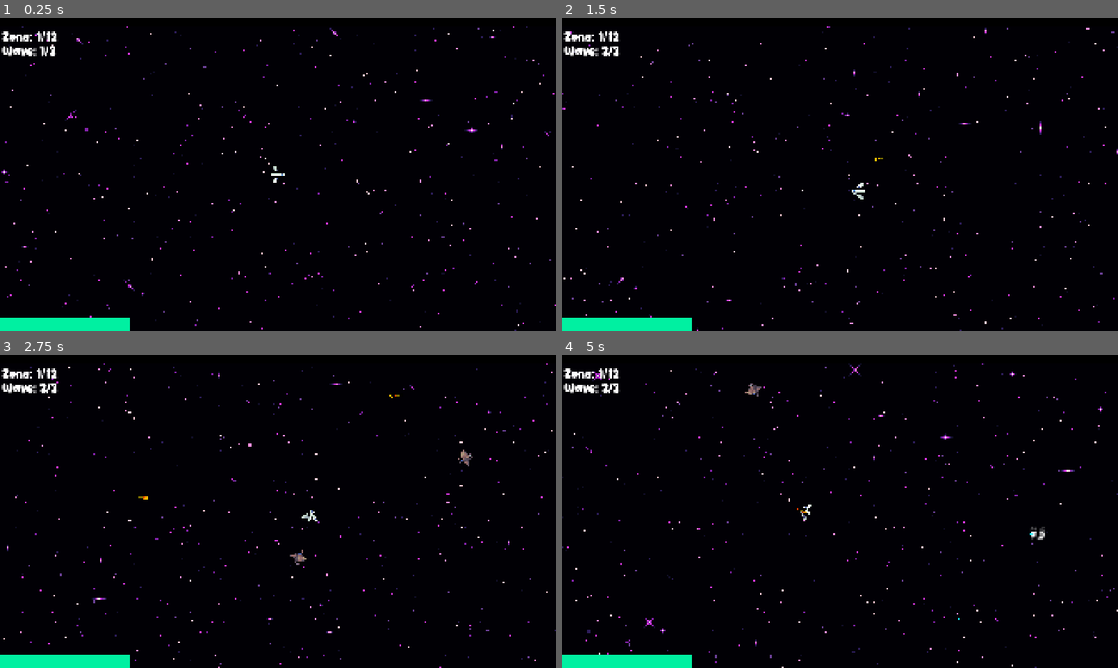
Above: before the commit, frames 1-4 (two rows, left to right).
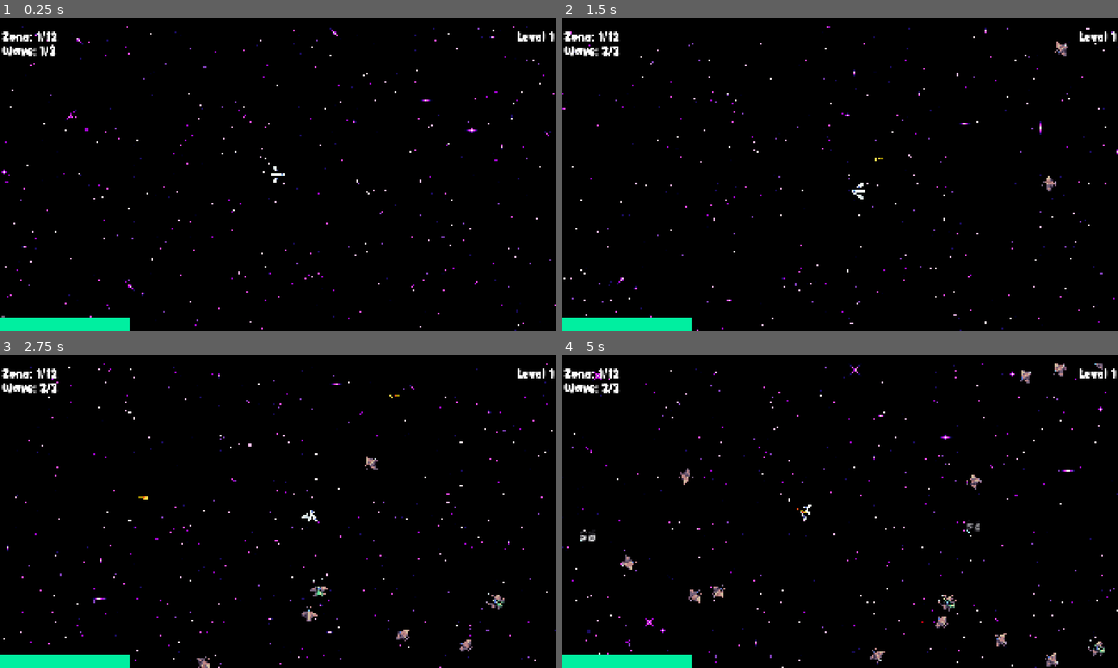
Above: after the commit, the same moments.

Repository: PoloLoveTaco/AstroSurvivor
Game: Godot game, scene res://scenes/test_map.tscn
The game is run twice, just before and just after one commit, with the same random seed, the same clock (stepped at 60 frames per second) and the same inputs. The engine's default icon, where the game draws it, is replaced by a stand-in: a white triangle on a blue panel in a dark square.
Inputs (mouse positions are in pixels of both pictures, inside the frame that each line leads up to):
- Up to frame 1 (0.25 s): no input
- Up to frame 2 (1.5 s): tap Enter at 0.5 s; move the mouse to (962, 158) at 0.52 s; hold D (right) 0.53-1.28 s; move the mouse to (728, 190) at 1.27 s; hold S (down) from 1.28 s (still down)
- Up to frame 3 (2.75 s): move the mouse to (333, 442) at 2.02 s; release S (down) at 2.03 s; hold D (right) from 2.03 s (still down)
- Up to frame 4 (5 s): move the mouse to (812, 574) at 2.77 s; release D (right) at 2.78 s; hold W (up) 2.78-3.53 s; move the mouse to (1006, 558) at 3.52 s; hold A (left) from 3.53 s (still down); move the mouse to (673, 464) at 4.27 s

The runs differ from the first frame. In frame 1, 0.6% of the frame differs, in the area x 0-100%, y 2-100%; in frame 2, 0.7%; in frame 3, 1.2%; in frame 4, 1.7%.

Commit message:
[ADD] juice

Diff:
--- a/Ressources/easy_wave.tres
+++ b/Ressources/easy_wave.tres
@@ -4,6 +4,7 @@
 
 [resource]
 script = ExtResource("1_2nlk6")
-nb_scout_enemy = 3
+nb_normal_enemy = 5
+nb_scout_enemy = 15
 wave_time_max = 1.0
 metadata/_custom_type_script = "uid://b2prupq5kb6w4"
--- a/Scripts/Enemies/ennemy.gd
+++ b/Scripts/Enemies/ennemy.gd
@@ -13,6 +13,7 @@
 @export_category("Others")
 @export var damage_popup_scene: PackedScene
 @export var xp_scene: PackedScene
+@export var deathParticle: PackedScene
 
 var _target
 var _dead := false
@@ -42,7 +43,15 @@
 	xp.value = xp_value
 	xp.global_position = global_position
 	get_tree().current_scene.add_child(xp)
+	explode()
 	queue_free()
+
+func explode():
+	var _particle = deathParticle.instantiate()
+	_particle.position = global_position
+	_particle.rotation = global_rotation
+	_particle.emitting = true
+	get_tree().current_scene.add_child(_particle)
 
 
 func _spawn_damage_popup(amount: float) -> void:
--- /dev/null
+++ b/Scripts/death_particle.gd
@@ -0,0 +1,7 @@
+extends GPUParticles2D
+
+@onready var time_since_screated: int = Time.get_ticks_msec()
+
+func _process(_delta: float) -> void:
+	if Time.get_ticks_msec() - time_since_screated > 10000:
+		queue_free()
--- a/Scripts/player.gd
+++ b/Scripts/player.gd
@@ -7,6 +7,7 @@
 @export var speed: float = 400
 @export var xp: float = 0
 @export var seconds_between_attacks: float = 1
+@export var level: int = 1
 
 @export_category("Max stats")
 @export var max_health: float = 100
@@ -16,6 +17,7 @@
 @onready var xp_bar: ProgressBar = $CanvasLayer/UI/XpBar
 @onready var shooting_timer: Timer = $"Shooting Timer"
 @onready var camera_2d: Camera2D = $Camera2D
+@onready var level_label: Label = $CanvasLayer/UI/LevelLabel
 
 @export var bullet_speed = 400
 
@@ -31,6 +33,7 @@
 	update_life_bar()
 	xp_bar.max_value = max_xp
 	xp_bar.value = xp
+	level_label.text = "Level " + str(level)
 	shooting_timer.wait_time = seconds_between_attacks
 	shooting_timer.start()
 
@@ -48,7 +51,6 @@
 func shoot_cone_facing() -> void:
 	var forward := Vector2.RIGHT.rotated(global_rotation)
 	_shoot_cone_from_forward(forward)
-
 
 func _shoot_cone_from_forward(forward: Vector2) -> void:
 	var count = max(1, nb_proj)
@@ -110,6 +112,8 @@
 	xp = xp + amount
 	if xp >= max_xp:
 		level_up()
+		level_label.text = "Level " + str(level)
+		level = level + 1
 		xp = xp - max_xp
 		max_xp = max_xp + 10
 	xp_bar.max_value = max_xp
@@ -117,7 +121,6 @@
 
 func level_up():
 	UpgradeManager.run()
-	print("wahouuuu lvl up")
 
 #endregion
 
--- a/project.godot
+++ b/project.godot
@@ -70,3 +70,4 @@
 [rendering]
 
 textures/canvas_textures/default_texture_filter=0
+viewport/hdr_2d=true
--- a/scenes/CruiserEnemy.tscn
+++ b/scenes/CruiserEnemy.tscn
@@ -1,9 +1,10 @@
-[gd_scene load_steps=7 format=3 uid="uid://biau0cpxxgby6"]
+[gd_scene load_steps=8 format=3 uid="uid://biau0cpxxgby6"]
 
 [ext_resource type="Script" uid="uid://1ne80g5fmfma" path="res://Scripts/Enemies/cruiser_enemy.gd" id="1_57jn1"]
-[ext_resource type="PackedScene" uid="uid://c42lfqmk810gn" path="res://Scenes/damage_popup.tscn" id="2_nkxxi"]
+[ext_resource type="PackedScene" uid="uid://c42lfqmk810gn" path="res://scenes/damage_popup.tscn" id="2_nkxxi"]
 [ext_resource type="Texture2D" uid="uid://cu7301vy01vq2" path="res://Assets/Ennemies/Nautolan/Designs - Base/PNGs/Nautolan Ship - Dreadnought - Base.png" id="3_at3q8"]
-[ext_resource type="PackedScene" uid="uid://bpc8aofva4cdn" path="res://Scenes/xp.tscn" id="3_kvafr"]
+[ext_resource type="PackedScene" uid="uid://bpc8aofva4cdn" path="res://scenes/xp.tscn" id="3_kvafr"]
+[ext_resource type="PackedScene" uid="uid://ckot4pxoobv7f" path="res://scenes/death_particle.tscn" id="4_s7q0f"]
 
 [sub_resource type="CapsuleShape2D" id="CapsuleShape2D_0w862"]
 radius = 19.5
@@ -21,6 +22,7 @@
 damage = 10.0
 damage_popup_scene = ExtResource("2_nkxxi")
 xp_scene = ExtResource("3_kvafr")
+deathParticle = ExtResource("4_s7q0f")
 
 [node name="Sprite2D" type="Sprite2D" parent="."]
 scale = Vector2(2, 2)
--- a/scenes/NormalEnemy.tscn
+++ b/scenes/NormalEnemy.tscn
@@ -1,9 +1,10 @@
-[gd_scene load_steps=7 format=3 uid="uid://crjvq200hl46w"]
+[gd_scene load_steps=8 format=3 uid="uid://crjvq200hl46w"]
 
 [ext_resource type="Script" uid="uid://dlbsv1xl8hyea" path="res://Scripts/Enemies/normal_enemy.gd" id="1_tnwmr"]
-[ext_resource type="PackedScene" uid="uid://c42lfqmk810gn" path="res://Scenes/damage_popup.tscn" id="2_c62eb"]
-[ext_resource type="PackedScene" uid="uid://bpc8aofva4cdn" path="res://Scenes/xp.tscn" id="3_6wbae"]
+[ext_resource type="PackedScene" uid="uid://c42lfqmk810gn" path="res://scenes/damage_popup.tscn" id="2_c62eb"]
+[ext_resource type="PackedScene" uid="uid://bpc8aofva4cdn" path="res://scenes/xp.tscn" id="3_6wbae"]
 [ext_resource type="Texture2D" uid="uid://b2mmthrn3pjn" path="res://Assets/Ennemies/Nautolan/Designs - Base/PNGs/Nautolan Ship - Support - Base.png" id="3_s4irp"]
+[ext_resource type="PackedScene" uid="uid://ckot4pxoobv7f" path="res://scenes/death_particle.tscn" id="4_oap1p"]
 
 [sub_resource type="RectangleShape2D" id="RectangleShape2D_614tr"]
 size = Vector2(34, 32)
@@ -17,6 +18,7 @@
 script = ExtResource("1_tnwmr")
 damage_popup_scene = ExtResource("2_c62eb")
 xp_scene = ExtResource("3_6wbae")
+deathParticle = ExtResource("4_oap1p")
 
 [node name="Sprite2D" type="Sprite2D" parent="."]
 rotation = 1.5707964
--- a/scenes/ScoutEnemy.tscn
+++ b/scenes/ScoutEnemy.tscn
@@ -1,9 +1,10 @@
-[gd_scene load_steps=7 format=3 uid="uid://dmfh1imb32ewl"]
+[gd_scene load_steps=8 format=3 uid="uid://dmfh1imb32ewl"]
 
 [ext_resource type="Script" uid="uid://7brapxhwtppo" path="res://Scripts/Enemies/scout_enemy.gd" id="1_qeg1l"]
-[ext_resource type="PackedScene" uid="uid://c42lfqmk810gn" path="res://Scenes/damage_popup.tscn" id="2_wlj0x"]
-[ext_resource type="PackedScene" uid="uid://bpc8aofva4cdn" path="res://Scenes/xp.tscn" id="3_li1tb"]
+[ext_resource type="PackedScene" uid="uid://c42lfqmk810gn" path="res://scenes/damage_popup.tscn" id="2_wlj0x"]
+[ext_resource type="PackedScene" uid="uid://bpc8aofva4cdn" path="res://scenes/xp.tscn" id="3_li1tb"]
 [ext_resource type="Texture2D" uid="uid://b0k0sg4h6a8xw" path="res://Assets/Ennemies/Nautolan/Designs - Base/PNGs/Nautolan Ship - Fighter - Base.png" id="3_ptqu6"]
+[ext_resource type="PackedScene" uid="uid://ckot4pxoobv7f" path="res://scenes/death_particle.tscn" id="4_mmgqs"]
 
 [sub_resource type="RectangleShape2D" id="RectangleShape2D_614tr"]
 size = Vector2(32, 32)
@@ -19,6 +20,7 @@
 speed = 150.0
 damage_popup_scene = ExtResource("2_wlj0x")
 xp_scene = ExtResource("3_li1tb")
+deathParticle = ExtResource("4_mmgqs")
 
 [node name="Sprite2D" type="Sprite2D" parent="."]
 rotation = 1.5707964
--- /dev/null
+++ b/scenes/death_particle.tscn
@@ -0,0 +1,38 @@
+[gd_scene load_steps=7 format=3 uid="uid://ckot4pxoobv7f"]
+
+[ext_resource type="Script" uid="uid://dxblp5gctmskb" path="res://Scripts/death_particle.gd" id="1_e6emc"]
+
+[sub_resource type="Gradient" id="Gradient_7ours"]
+offsets = PackedFloat32Array(0.5282258, 1)
+colors = PackedColorArray(1, 1, 1, 1, 1, 1, 1, 0)
+
+[sub_resource type="GradientTexture1D" id="GradientTexture1D_e6emc"]
+gradient = SubResource("Gradient_7ours")
+
+[sub_resource type="Curve" id="Curve_3ptjv"]
+_data = [Vector2(0, 1), 0.0, 0.0, 0, 0, Vector2(1, 0), 0.0, 0.0, 0, 0]
+point_count = 2
+
+[sub_resource type="CurveTexture" id="CurveTexture_hyo0i"]
+curve = SubResource("Curve_3ptjv")
+
+[sub_resource type="ParticleProcessMaterial" id="ParticleProcessMaterial_rv1le"]
+lifetime_randomness = 0.5
+particle_flag_disable_z = true
+inherit_velocity_ratio = 0.5
+spread = 180.0
+initial_velocity_min = 500.0
+initial_velocity_max = 500.0
+gravity = Vector3(0, 0, 0)
+scale_min = 5.0
+scale_max = 10.0
+scale_curve = SubResource("CurveTexture_hyo0i")
+color_ramp = SubResource("GradientTexture1D_e6emc")
+
+[node name="Death Particle" type="GPUParticles2D"]
+modulate = Color(1.75, 0, 0, 1)
+emitting = false
+one_shot = true
+explosiveness = 1.0
+process_material = SubResource("ParticleProcessMaterial_rv1le")
+script = ExtResource("1_e6emc")
--- a/scenes/player.tscn
+++ b/scenes/player.tscn
@@ -99,6 +99,20 @@
 theme_override_styles/fill = SubResource("StyleBoxFlat_qlg0r")
 show_percentage = false
 
+[node name="LevelLabel" type="Label" parent="CanvasLayer/UI"]
+layout_mode = 1
+anchors_preset = 1
+anchor_left = 1.0
+anchor_right = 1.0
+offset_left = -238.0
+offset_top = 35.0
+offset_right = -8.0
+offset_bottom = 93.0
+grow_horizontal = 0
+theme_override_font_sizes/font_size = 48
+text = "Level 0"
+horizontal_alignment = 2
+
 [node name="Area2D" type="Area2D" parent="."]
 
 [node name="CollisionShape2D" type="CollisionShape2D" parent="Area2D"]
--- a/scenes/test_map.tscn
+++ b/scenes/test_map.tscn
@@ -1,6 +1,6 @@
-[gd_scene load_steps=27 format=4 uid="uid://b8kofflg7w03l"]
+[gd_scene load_steps=28 format=4 uid="uid://b8kofflg7w03l"]
 
-[ext_resource type="PackedScene" uid="uid://la12skvujt13" path="res://Scenes/player.tscn" id="1_6ulkd"]
+[ext_resource type="PackedScene" uid="uid://la12skvujt13" path="res://scenes/player.tscn" id="1_6ulkd"]
 [ext_resource type="Script" uid="uid://dga0eclw7g0pl" path="res://Scripts/test_map.gd" id="1_bdpbv"]
 [ext_resource type="Texture2D" uid="uid://dk4gf0yvg0jml" path="res://Assets/space_001.png" id="3_57l66"]
 [ext_resource type="Script" uid="uid://x3avyum83o50" path="res://Scripts/enemy_spawner.gd" id="4_gbc2j"]
@@ -97,6 +97,17 @@
 waves = Array[ExtResource("6_kr5nf")]([ExtResource("7_wc3g0"), ExtResource("7_wc3g0"), ExtResource("7_wc3g0"), ExtResource("7_wc3g0"), ExtResource("7_wc3g0")])
 metadata/_custom_type_script = "uid://bt54pkxigyp24"
 
+[sub_resource type="Environment" id="Environment_u56q5"]
+background_mode = 3
+tonemap_mode = 3
+glow_enabled = true
+glow_levels/1 = 1.0
+glow_levels/2 = 1.0
+glow_levels/4 = 1.0
+glow_levels/6 = 1.0
+glow_levels/7 = 1.0
+glow_blend_mode = 1
+
 [node name="Test Map" type="Node2D"]
 script = ExtResource("1_bdpbv")
 
@@ -153,3 +164,6 @@
 texture_repeat = 2
 scale = Vector2(2, 2)
 texture = ExtResource("10_u56q5")
+
+[node name="WorldEnvironment" type="WorldEnvironment" parent="."]
+environment = SubResource("Environment_u56q5")
--- a/scenes/upgrade_panel.tscn
+++ b/scenes/upgrade_panel.tscn
@@ -75,10 +75,10 @@
 anchor_top = 0.5
 anchor_right = 0.5
 anchor_bottom = 0.5
-offset_left = -426.0
-offset_top = -330.0
-offset_right = 426.0
-offset_bottom = 330.0
+offset_left = -591.0
+offset_top = -460.0
+offset_right = 591.0
+offset_bottom = 460.0
 grow_horizontal = 2
 grow_vertical = 2
 theme_override_styles/panel = SubResource("StyleBoxFlat_lev6e")
@@ -88,14 +88,15 @@
 anchors_preset = 5
 anchor_left = 0.5
 anchor_right = 0.5
-offset_left = -73.0
-offset_top = 50.0
-offset_right = 77.0
-offset_bottom = 95.000046
-grow_horizontal = 2
-theme_override_font_sizes/font_size = 32
+offset_left = -203.0
+offset_top = 39.000046
+offset_right = 207.0
+offset_bottom = 106.0
+grow_horizontal = 2
+theme_override_font_sizes/font_size = 42
 text = "LEVEL UP"
 horizontal_alignment = 1
+vertical_alignment = 1
 
 [node name="Upgrades" type="VBoxContainer" parent="Panel"]
 layout_mode = 1
@@ -104,10 +105,10 @@
 anchor_top = 0.5
 anchor_right = 0.5
 anchor_bottom = 0.5
-offset_left = -328.0
-offset_top = -192.33
-offset_right = 328.0
-offset_bottom = 248.67004
+offset_left = -435.0
+offset_top = -270.0
+offset_right = 435.0
+offset_bottom = 326.34003
 grow_horizontal = 2
 grow_vertical = 2
 theme_override_constants/separation = 20
Not shown, added: Scripts/death_particle.gd.uid
Not shown: 1 places in scenes/test_map.tscn that only renumber resources
Not shown: 1 places in scenes/upgrade_panel.tscn that only renumber resources
Not shown, changed: Assets/.DS_Store
Not shown, added: Assets/Ship/.DS_Store
Not shown, added: Assets/Ship/Main Ship/.DS_Store
Not shown, added: Assets/Ship/Main Ship/Main Ship - Bases/.DS_Store
Not shown, added: Assets/Ship/Main Ship/Main Ship - Engine Effects/.DS_Store
